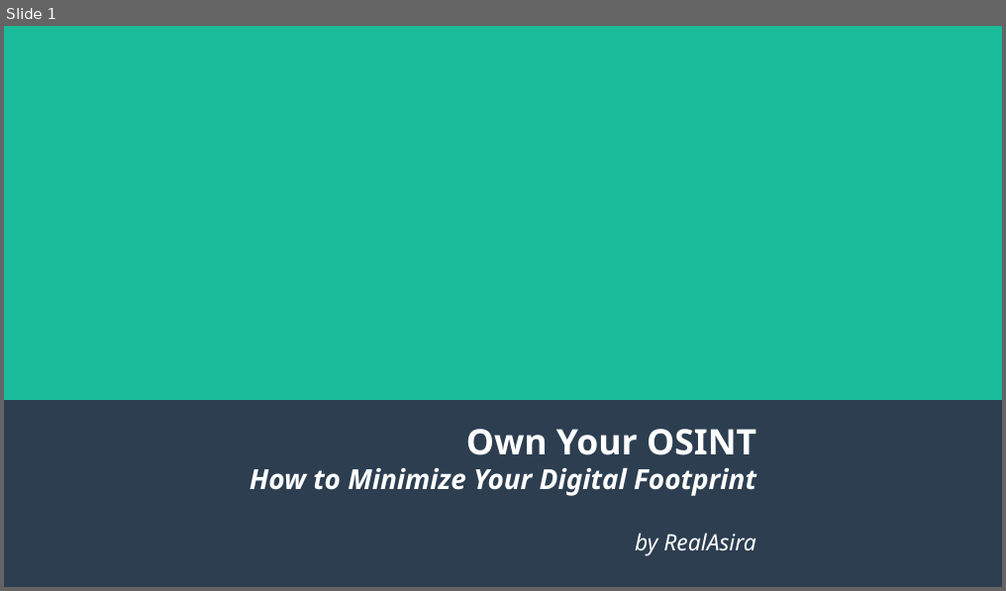
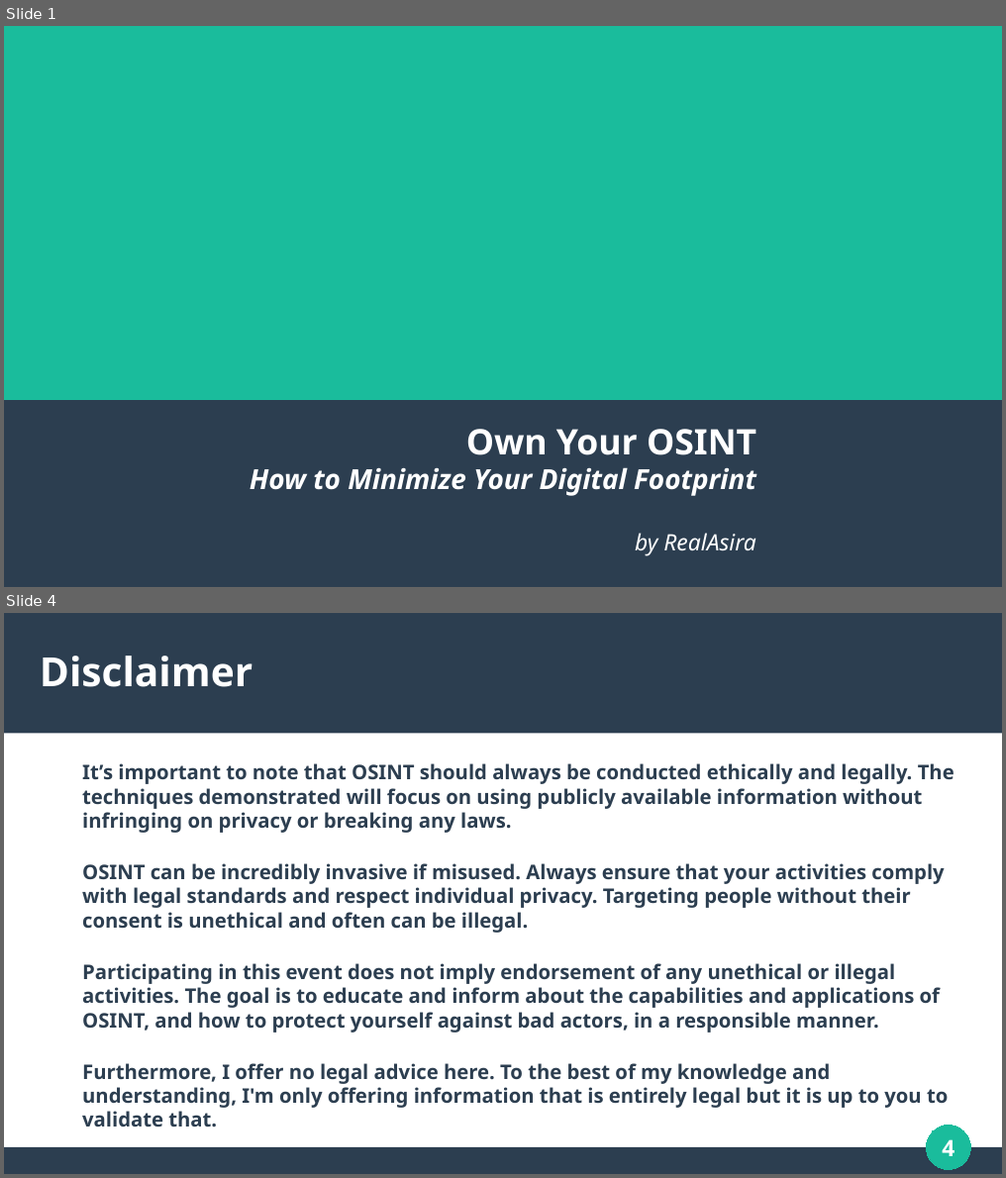
Before and after one commit to RealAsira/OwnYourOSINT, a slide deck: Own Your OSINT.odp. Shown one above the other, each under a label of ours: slide 1 before the commit, slides 1 and 4 after it; the slides between them are not shown. The pictures are 1006x591 and 1006x1178 pixels, drawn with LibreOffice and Linux fonts; fonts in the diff are those of the drawing. Boxes give left, top, right and bottom in pixels: in the first picture for what was removed or moved away, otherwise in the second. Text is boxed around its words. In the diff, an @@ line names an element or a change of style, - is before the commit and + after.

```diff
--- a/Own Your OSINT.odp
+++ b/Own Your OSINT.odp
@@ slide 4 added at (x1=4, y1=613, x2=1002, y2=1174), background #FFFFFF @@
@@ rectangle added at (x1=4, y1=613, x2=1002, y2=734), fill #2C3E50 @@
@@ title added at (x1=40, y1=656, x2=252, y2=687), 32 pt, text #FFFFFF, bold @@
+Disclaimer
@@ text added at (x1=82, y1=763, x2=954, y2=1128), 16 pt, text #2C3E50, bold @@
+It’s important to note that OSINT should always be conducted ethically and legally. The techniques demonstrated will focus on using publicly available information without infringing on privacy or breaking any laws.
+OSINT can be incredibly invasive if misused. Always ensure that your activities comply with legal standards and respect individual privacy. Targeting people without their consent is unethical and often can be illegal.
+Participating in this event does not imply endorsement of any unethical or illegal activities. The goal is to educate and inform about the capabilities and applications of OSINT, and how to protect yourself against bad actors, in a responsible manner.
+Furthermore, I offer no legal advice here. To the best of my knowledge and understanding, I'm only offering information that is entirely legal but it is up to you to validate that.
@@ ellipse added at (x1=927, y1=1126, x2=971, y2=1170), fill #1ABC9C, outline #1ABC9C 0 pt @@
@@ page number added at (x1=942, y1=1140, x2=954, y2=1157), 18 pt, text #FFFFFF, bold @@
+4
@@ rectangle added at (x1=4, y1=1149, x2=1002, y2=1174), fill #2C3E50 @@
```
Also in this commit, not shown: 12 slides changed, 6 other slides added, 5 slides removed.
